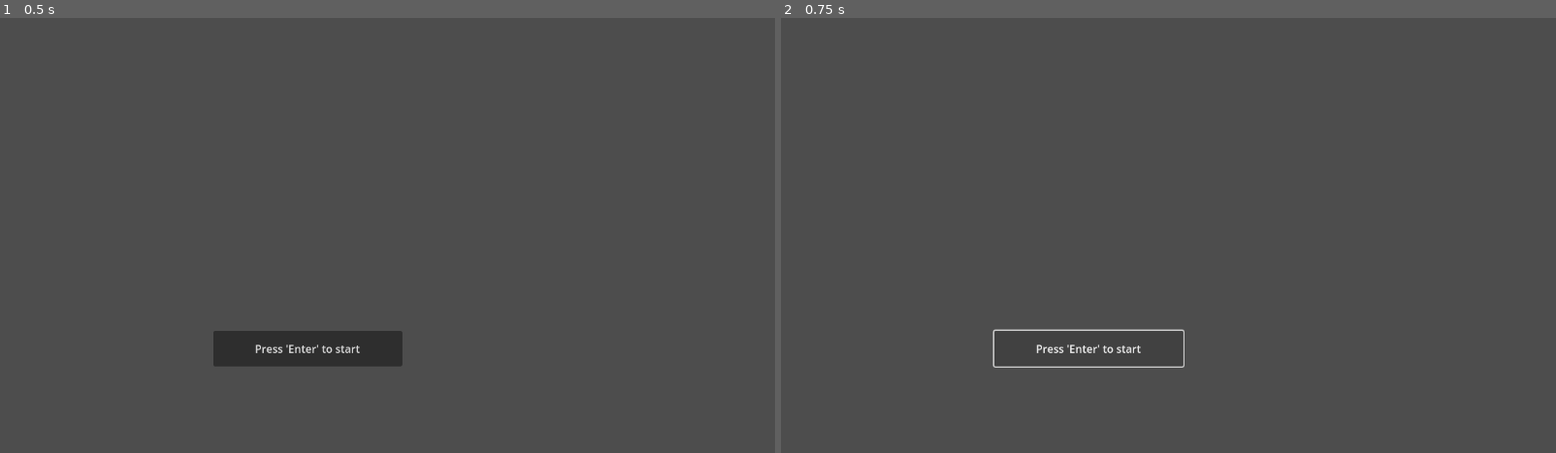
Above: before the commit, frames 1-2 (left to right).
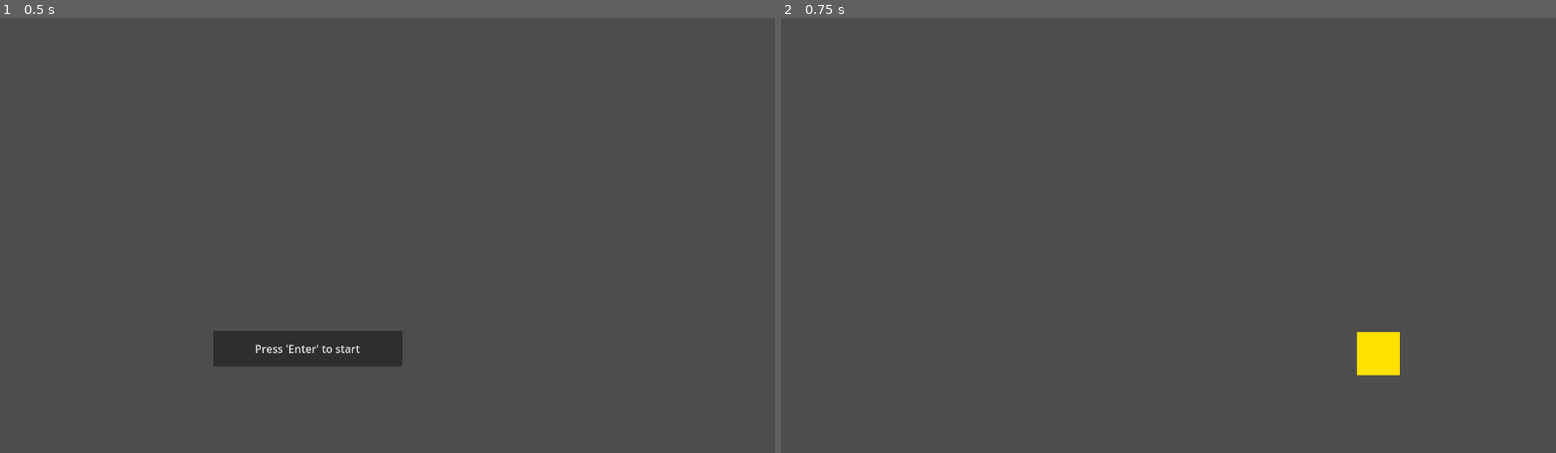
Above: after the commit, the same moments.

Repository: levbax69/GTA
Game: Godot game, scene res://control.tscn
Same seed, same stepped clock (60 frames per second), same inputs: the game is played once before the commit and once after it.
Inputs:
- Up to frame 1 (0.5 s): no input
- Up to frame 2 (0.75 s): click "Press 'Enter' to start" at 0.5 s

Frame 1 is identical in both runs. In frame 2, 0.9% of the frame differs, in the area x 27-80%, y 71-83%.
Error after the commit: Invalid access to property or key 'animation' on a base object of type 'null instance'. (res://character_body_2d.gd:19)

Commit message:
v1.0.1.9
Added stuff, stuff didn't work. I crashed out.

Diff:
--- /dev/null
+++ b/button.gd
@@ -0,0 +1,15 @@
+extends Button
+
+
+# Called when the node enters the scene tree for the first time.
+func _ready() -> void:
+	pass # Replace with function body.
+
+
+# Called every frame. 'delta' is the elapsed time since the previous frame.
+func _process(delta: float) -> void:
+	pass
+
+
+func _on_pressed() -> void:
+	get_tree().change_scene_to_file("res://game.tscn")
--- a/character_body_2d.gd
+++ b/character_body_2d.gd
@@ -3,7 +3,7 @@
 @export var movement_speed : float = 500
 var character_direction : Vector2
 
-func _physics_process(delta):
+func _physics_process(_delta):
 	character_direction.x = Input.get_axis("a", "d")
 	character_direction.y = Input.get_axis("w", "s")
 
--- a/control.tscn
+++ b/control.tscn
@@ -1,4 +1,6 @@
-[gd_scene format=3 uid="uid://csii45crpcf24"]
+[gd_scene load_steps=2 format=3 uid="uid://csii45crpcf24"]
+
+[ext_resource type="Script" uid="uid://dskmgiy6j18c0" path="res://button.gd" id="1_0fbet"]
 
 [node name="Control" type="Control"]
 layout_mode = 3
@@ -20,3 +22,6 @@
 offset_bottom = 596.0
 pivot_offset = Vector2(5, 5)
 text = "Press 'Enter' to start"
+script = ExtResource("1_0fbet")
+
+[connection signal="pressed" from="Button" to="Button" method="_on_pressed"]
Not shown, added: button.gd.uid
